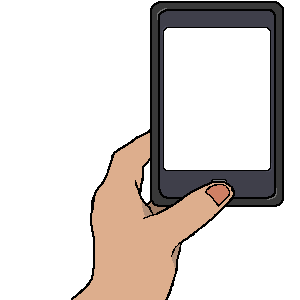
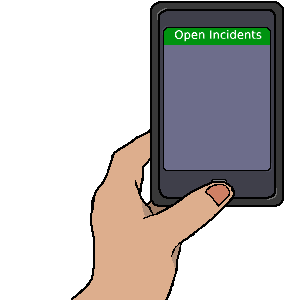
Two versions of the same layered image (300px x 300px). Layer-by-layer changes:
added layer "Interface" above "Colors" over [164, 28, 270, 170]
painted on "Colors" over [164, 28, 270, 170]
painted on "Hand Lineart" over [164, 28, 270, 170]
